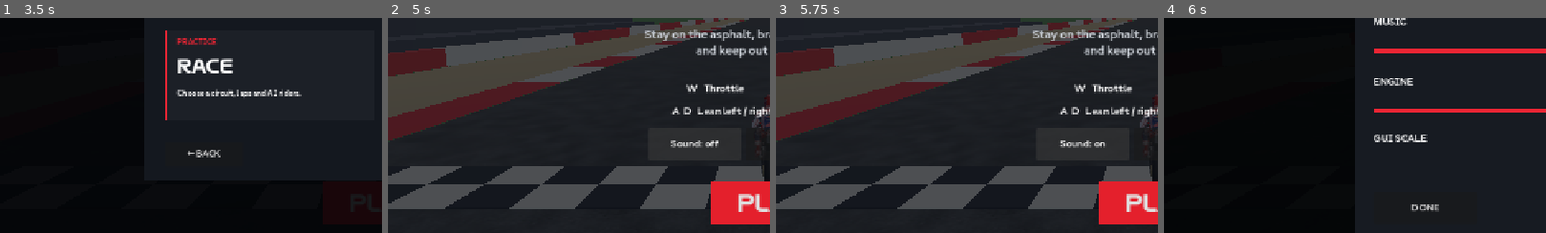
Above: before the commit, frames 1-4 (left to right).
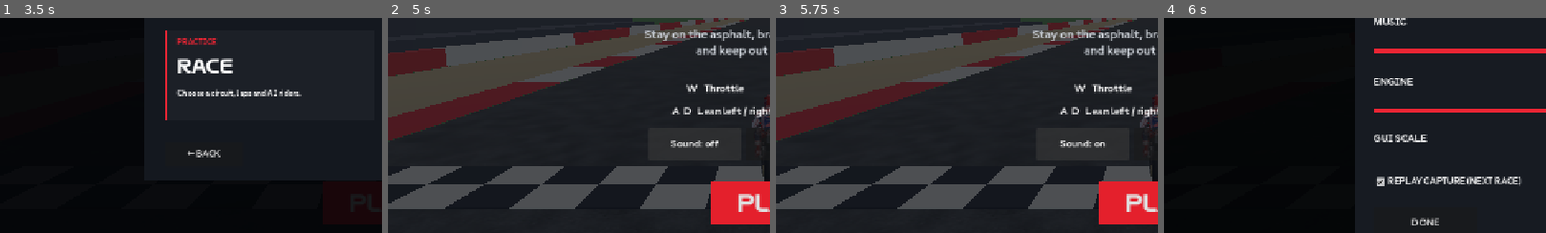
Above: after the commit, the same moments.

Repository: Ahad00010/WMC
Game: Godot game, scene res://main.tscn
The game is run twice, just before and just after one commit, with the same random seed, the same clock (stepped at 60 frames per second) and the same inputs.
Inputs:
- Up to frame 1 (3.5 s): click "PLAY" at 0.5 s; click "PLAY" at 1.25 s; click "01 / SOLO" at 2 s; click "Sign in with Google" at 2.75 s
- Up to frame 2 (5 s): click "✕" at 3.5 s; click "Sound: on" at 4.25 s
- Up to frame 3 (5.75 s): click "Sound: off" at 5 s
- Up to frame 4 (6 s): click "SETTINGS" at 5.75 s
The pictures show only the part of the screen within x 0-50%, y 39-89%; the shares and areas given below are measured in that part.

Frames 1-3 are identical in both runs. In frame 4, 1.4% of the frame differs, in the area x 55-94%, y 73-97%.

Commit message:
Budget replay readback and add capture isolation setting
Co-authored-by: arena-agent <297053741+arena-agent@users.noreply.github.com>

Diff:
--- a/native-prototype/diagnostics.gd
+++ b/native-prototype/diagnostics.gd
@@ -33,7 +33,7 @@
  clock = 0.0
  note("state active=%s racing=%s paused=%s circuit=%s lap=%d/%d ai=%d speed=%.1f fps=%d capture=%s" % [game.active, gam …(238 unchanged characters)…
  if game.replay_enabled:
-  note("capture readbacks=%d skipped=%d avg_readback_ms=%.2f godot_memory_mb=%.1f" % [game.capture_readbacks, game.capture_skipped, float(game.capture_readback_us) / max(1, game.capture_readbacks) / 1000.0, OS.get_static_memory_usage() / 1048576.0])
+  note("capture readbacks=%d skipped=%d avg_readback_ms=%.2f recent_readback_ms=%.2f target_fps=%.1f godot_memory_mb=%.1f" % [game.capture_readbacks, game.capture_skipped, float(game.capture_readback_us) / max(1, game.capture_readbacks) / 1000.0, game.capture_readback_ema_ms, game.capture_target_fps, OS.get_static_memory_usage() / 1048576.0])
 
 func stop() -> void:
  note("CLEAN EXIT")
--- a/native-prototype/main.gd
+++ b/native-prototype/main.gd
@@ -56,6 +56,10 @@
 var capture_readback_us := 0
 var capture_readbacks := 0
 var capture_skipped := 0
+var capture_target_fps := 24.0
+var capture_readback_ema_ms := 0.0
+var capture_adjust_clock := 0.0
+var capture_setting := true
 var recorder: RefCounted
 var diagnostics: RefCounted
 var speed := 0.0
@@ -401,6 +405,10 @@
   recorder = null
  replay_pending = false
  replay_time = 0.0
+ replay_clock = 0.0
+ capture_target_fps = 24.0
+ capture_readback_ema_ms = 0.0
+ capture_adjust_clock = 0.0
  capture_readback_us = 0
  capture_readbacks = 0
  capture_skipped = 0
@@ -566,15 +574,22 @@
    if recorder and recorder.can_accept():
     var before_readback := Time.get_ticks_usec()
     var image := replay_view.get_texture().get_image()
-    capture_readback_us += Time.get_ticks_usec() - before_readback
+    var readback_us := Time.get_ticks_usec() - before_readback
+    capture_readback_us += readback_us
     capture_readbacks += 1
+    var readback_ms := float(readback_us) / 1000.0
+    capture_readback_ema_ms = readback_ms if capture_readbacks == 1 else lerpf(capture_readback_ema_ms, readback_ms, 0.12)
     recorder.submit(image, replay_time)
    else:
     capture_skipped += 1
    replay_pending = false
+  capture_adjust_clock += dt
+  if capture_adjust_clock >= 1.0:
+   capture_adjust_clock = 0.0
+   capture_target_fps = _capture_rate(capture_target_fps, capture_readback_ema_ms, Engine.get_frames_per_second())
   replay_clock += dt
-  if replay_clock >= 1.0 / REPLAY_FPS:
-   replay_clock = fmod(replay_clock, 1.0 / REPLAY_FPS)
+  if replay_clock >= 1.0 / capture_target_fps:
+   replay_clock = fmod(replay_clock, 1.0 / capture_target_fps)
    if recorder and not recorder.can_accept():
     capture_skipped += 1
    elif not countdown:
@@ -603,6 +618,17 @@
   else:
    hud.text = "%d KM/H    |    %02d:%02d    |    %d FPS" % [roundi(speed * 3.6), int(elapsed) / 60, int(elapsed) % 60, Engine.get_frames_per_second()]
   _update_map_markers()
+
+# Synchronous GPU readback cannot run at 60 Hz when each read takes most of
+# a frame. Budget it to protect racing FPS while keeping full image resolution.
+static func _capture_rate(current: float, readback_ms: float, game_fps: float) -> float:
+ var budget_limit := clampf(240.0 / maxf(readback_ms, 0.1), 8.0, REPLAY_FPS)
+ var next := current
+ if game_fps > 0.0 and game_fps < 54.0:
+  next *= 0.8
+ elif game_fps >= 65.0:
+  next += 3.0
+ return clampf(minf(next, budget_limit), 8.0, REPLAY_FPS)
 
 func _schedule_replay_frame() -> void:
  var target: Node3D = bike
@@ -769,8 +795,9 @@
  settings_panel = SETTINGS_MENU.new()
  layer.add_child(settings_panel)
  settings_panel.setup(mobile)
- settings_panel.set_values(master_volume, music_volume, engine_volume, gui_scale_index)
+ settings_panel.set_values(master_volume, music_volume, engine_volume, gui_scale_index, capture_setting)
  settings_panel.settings_changed.connect(_settings_changed)
+ settings_panel.capture_changed.connect(_capture_setting_changed)
  _apply_gui_scale()
 
 func _unhandled_key_input(event: InputEvent) -> void:
@@ -1037,6 +1064,7 @@
  music_volume = clampf(float(config.get_value("audio", "music", 1.0)), 0.0, 1.0)
  engine_volume = clampf(float(config.get_value("audio", "engine", 1.0)), 0.0, 1.0)
  gui_scale_index = clampi(int(config.get_value("display", "gui_scale", 0)), 0, 3)
+ capture_setting = bool(config.get_value("replay", "capture", true))
 
 func _settings_changed(master: float, music_level: float, engine: float, gui: int) -> void:
  master_volume = master
@@ -1044,13 +1072,21 @@
  engine_volume = engine
  if not mobile:
   gui_scale_index = gui
+ _save_settings()
+ _apply_gui_scale()
+
+func _capture_setting_changed(enabled: bool) -> void:
+ capture_setting = enabled
+ _save_settings()
+
+func _save_settings() -> void:
  var config := ConfigFile.new()
  config.set_value("audio", "master", master_volume)
  config.set_value("audio", "music", music_volume)
  config.set_value("audio", "engine", engine_volume)
  config.set_value("display", "gui_scale", gui_scale_index)
+ config.set_value("replay", "capture", capture_setting)
  config.save("user://settings.cfg")
- _apply_gui_scale()
 
 func _gui_factor() -> float:
  return [1.0, 0.8, 1.0, 1.2][clampi(gui_scale_index, 0, 3)]
@@ -1102,7 +1138,7 @@
 func _start_race(id: String, laps: int, factor: int, fill: bool) -> void:
  if not circuit_sources.has(id):
   return
- diagnostics.note("RACE START circuit=%s laps=%d speed=%d ai=%s" % [id, laps, factor, fill])
+ diagnostics.note("RACE START circuit=%s laps=%d speed=%d ai=%s capture_setting=%s" % [id, laps, factor, fill, capture_setting])
  race_menu.visible = false
  _change_circuit(id)
  _reset()
@@ -1114,7 +1150,7 @@
  start_lights.clock = 0.0
  start_lights.modulate.a = 1.0
  start_lights.visible = true
- if DisplayServer.get_name() != "headless":
+ if capture_setting and DisplayServer.get_name() != "headless":
   recorder = REPLAY_RECORDER.new()
   recorder.start()
   replay_enabled = true
--- a/native-prototype/race_smoke.gd
+++ b/native-prototype/race_smoke.gd
@@ -51,10 +51,23 @@
  if game._profile_number(13.0) != "13" or game._profile_number(null) != "—":
   _fail("Main menu rider number formatting failed")
   return
+ # A slow readback must reduce work, while fast machines can ramp back up.
+ if game._capture_rate(60.0, 18.39, 33.0) > 14.0 or game._capture_rate(24.0, 1.0, 70.0) <= 24.0 or game._capture_rate(60.0, 1.0, 100.0) > 60.0:
+  _fail("Capture readback budget did not adapt")
+  return
  # Settings are present on both platforms; GUI scaling is PC-only and saved.
  if game.settings_panel == null or game.settings_panel.gui_choice == null or game.settings_panel.gui_choice.item_count != 4:
   _fail("PC settings or GUI scale choices missing")
   return
+ if game.settings_panel.capture_toggle == null:
+  _fail("Replay capture diagnostic toggle missing")
+  return
+ game._capture_setting_changed(false)
+ var capture_config := ConfigFile.new()
+ if capture_config.load("user://settings.cfg") != OK or bool(capture_config.get_value("replay", "capture", true)):
+  _fail("Replay capture setting not persisted")
+  return
+ game._capture_setting_changed(true)
  game._settings_changed(0.5, 0.6, 0.7, 3)
  var settings_file := ConfigFile.new()
  if settings_file.load("user://settings.cfg") != OK or int(settings_file.get_value("display", "gui_scale")) != 3 or absf(game.master_volume - 0.5) > 0.01 or absf(game._gui_factor() - 1.2) > 0.01:
@@ -64,7 +77,7 @@
  var mobile_settings = load("res://settings_menu.gd").new()
  root.add_child(mobile_settings)
  mobile_settings.setup(true)
- if mobile_settings.gui_choice != null or mobile_settings.master_slider == null:
+ if mobile_settings.gui_choice != null or mobile_settings.master_slider == null or mobile_settings.capture_toggle == null:
   _fail("Mobile settings should show audio but not PC GUI scale")
   return
  mobile_settings.queue_free()
--- a/native-prototype/settings_menu.gd
+++ b/native-prototype/settings_menu.gd
@@ -1,5 +1,6 @@
 extends Control
 signal settings_changed(master: float, music: float, engine: float, gui: int)
+signal capture_changed(enabled: bool)
 const FONT = preload("res://assets/MGPText-Bold.ttf")
 const DISPLAY = preload("res://assets/MGPDisplay-Medium.otf")
 const THUMB = preload("res://assets/slider-thumb.svg")
@@ -7,6 +8,7 @@
 var music_slider: HSlider
 var engine_slider: HSlider
 var gui_choice: OptionButton
+var capture_toggle: CheckBox
 var is_mobile := false
 
 func setup(mobile: bool) -> void:
@@ -48,9 +50,18 @@
    gui_choice.add_item(option)
   gui_choice.item_selected.connect(func(_index): _notify())
   card.add_child(gui_choice)
+ capture_toggle = CheckBox.new()
+ capture_toggle.text = "REPLAY CAPTURE (NEXT RACE)"
+ capture_toggle.position = Vector2(30, 466)
+ capture_toggle.size = Vector2(540, 42)
+ capture_toggle.add_theme_font_override("font", FONT)
+ capture_toggle.add_theme_font_size_override("font_size", 16)
+ capture_toggle.button_pressed = true
+ capture_toggle.toggled.connect(func(enabled): capture_changed.emit(enabled))
+ card.add_child(capture_toggle)
  var close := Button.new()
  close.text = "DONE"
- close.position = Vector2(30, 505)
+ close.position = Vector2(30, 530)
  close.size = Vector2(175, 52)
  close.add_theme_font_override("font", FONT)
  close.add_theme_font_size_override("font_size", 18)
@@ -92,7 +103,8 @@
  parent.add_child(slider)
  return slider
 
-func set_values(master: float, music: float, engine: float, gui: int) -> void:
+func set_values(master: float, music: float, engine: float, gui: int, capture: bool = true) -> void:
+ capture_toggle.set_pressed_no_signal(capture)
  master_slider.set_value_no_signal(master)
  music_slider.set_value_no_signal(music)
  engine_slider.set_value_no_signal(engine)
